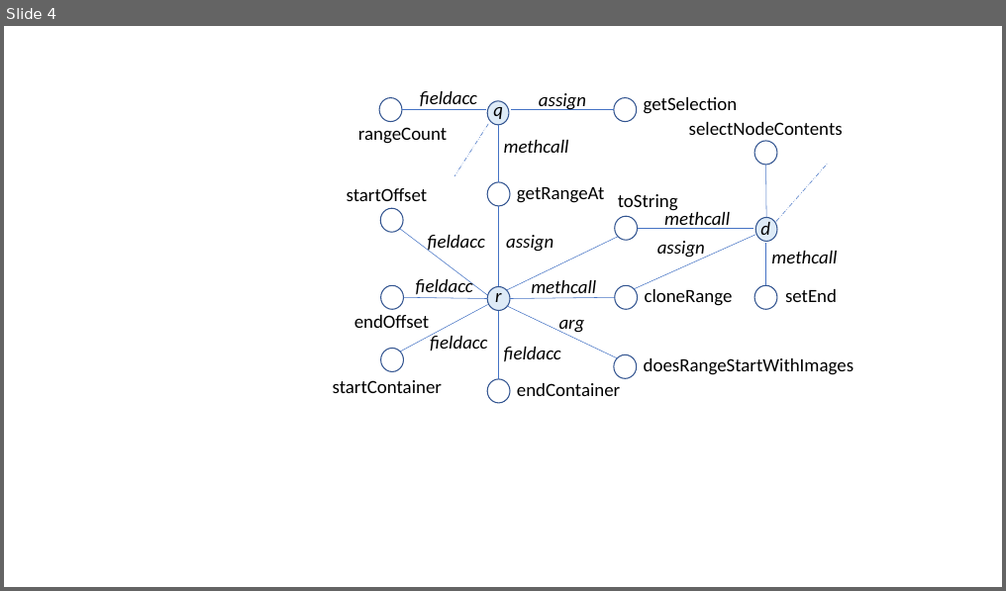
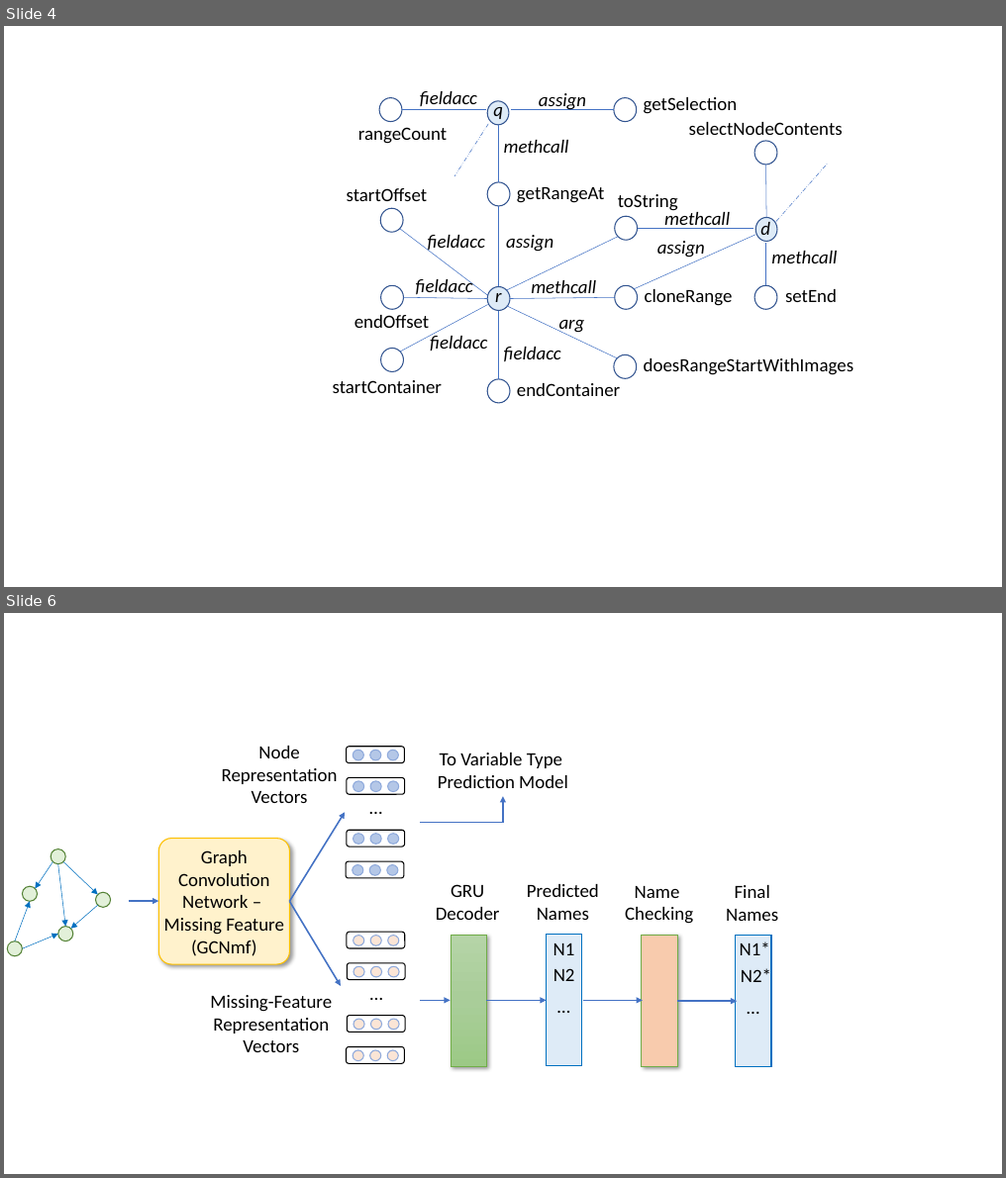
Before and after one commit to tien-n-nguyen/deminification, a slide deck: figures/figures.pptx. Shown one above the other, each under a label of ours: slide 4 before the commit, slides 4 and 6 after it; the slides between them are not shown. The pictures are 1006x591 and 1006x1178 pixels, drawn with LibreOffice and Linux fonts; fonts in the diff are those of the drawing. Boxes give left, top, right and bottom in pixels: in the first picture for what was removed or moved away, otherwise in the second. Text is boxed around its words. In the diff, an @@ line names an element or a change of style, - is before the commit and + after.

Commit message:
two figures for type and name gen models

```diff
--- a/figures/figures.pptx
+++ b/figures/figures.pptx
@@ slide 6 added at (4,613,1002,1174), background #FFFFFF @@
@@ text added at (222,746,338,803), 18 pt, text #000000 @@
+Node
+Representation
+Vectors
@@ text added at (438,753,568,788), 18 pt, text #000000 @@
+To Variable Type
+Prediction Model
@@ arrow added from (289, 901) to (345, 812), #4472C4 1.5 pt @@
@@ group added at (346,747,405,878): 12 ellipses, 4 rounded rectangles, 1 text @@
+…
@@ elbow arrow added from (420, 823) to (503, 796), #4472C4 1.5 pt @@
@@ rounded rectangle added at (159,839,290,964), fill #FFF2CC, outline #FFC000 1 pt, 18 pt, text #000000 @@
+Graph
+Convolution
+Network –
+Missing Feature
+(GCNmf)
@@ group added at (7,850,110,957): 6 arrows, 5 ellipses @@
@@ arrow added from (129, 901) to (159, 901), #4472C4 1.5 pt @@
@@ arrow added from (289, 901) to (341, 986), #4472C4 1.5 pt @@
@@ text added at (436,884,500,920), 18 pt, text #000000 @@
+GRU
+Decoder
@@ text added at (527,884,599,920), 18 pt, text #000000 @@
+Predicted
+Names
@@ text added at (625,886,693,924), 18 pt, text #000000 @@
+Name
+Checking
@@ text added at (726,885,778,921), 18 pt, text #000000 @@
+Final
+Names
@@ rectangle added at (450,935,487,1066), fill gradient #B5D5A7 to #AACE9A to #9CC987, outline #70AD47 0.5 pt @@
@@ rectangle added at (546,935,582,1066), fill #DEEBF7, outline #0070C0 1 pt @@
@@ rectangle added at (642,935,678,1066), fill #F8CBAD, outline #70AD47 0.5 pt @@
@@ rectangle added at (736,936,771,1067), fill #DEEBF7, outline #0070C0 1 pt @@
@@ text added at (553,943,575,956), 18 pt, text #000000 @@
+N1
@@ text added at (553,968,575,981), 18 pt, text #000000 @@
+N2
@@ text added at (740,942,770,956), 18 pt, text #000000 @@
+N1*
@@ text added at (741,966,771,987), 18 pt, text #000000 @@
+N2*
@@ text added at (210,995,332,1053), 18 pt, text #000000 @@
+Missing-Feature
+Representation
+Vectors
@@ group added at (347,932,405,1063): 12 ellipses, 4 rounded rectangles, 1 text @@
+…
@@ text added at (549,991,578,1021), 18 pt, text #000000 @@
+…
@@ text added at (740,992,768,1022), 18 pt, text #000000 @@
+…
@@ arrow added from (420, 1001) to (450, 1001), #4472C4 1.5 pt @@
@@ arrow added from (487, 1001) to (546, 1001), #4472C4 1.5 pt @@
@@ arrow added from (583, 1001) to (643, 1001), #4472C4 1.5 pt @@
@@ arrow added from (677, 1001) to (737, 1001), #4472C4 1.5 pt @@
```
Also in this commit, not shown: 1 slide changed, 5 other files.
